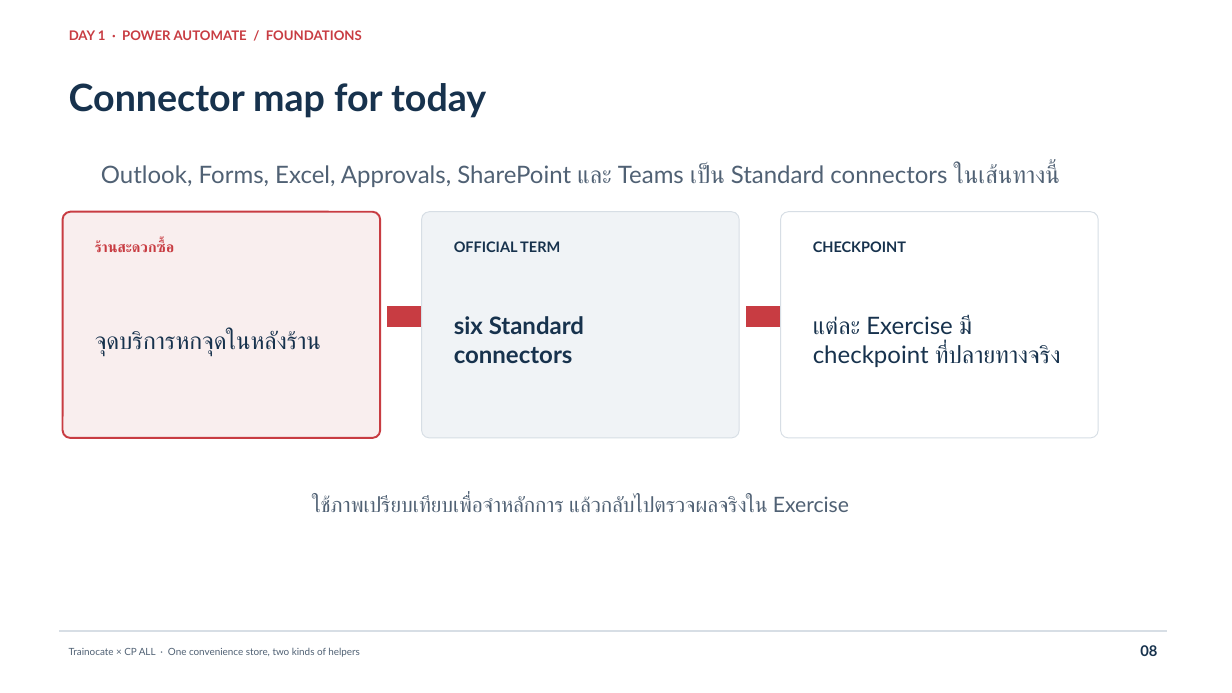
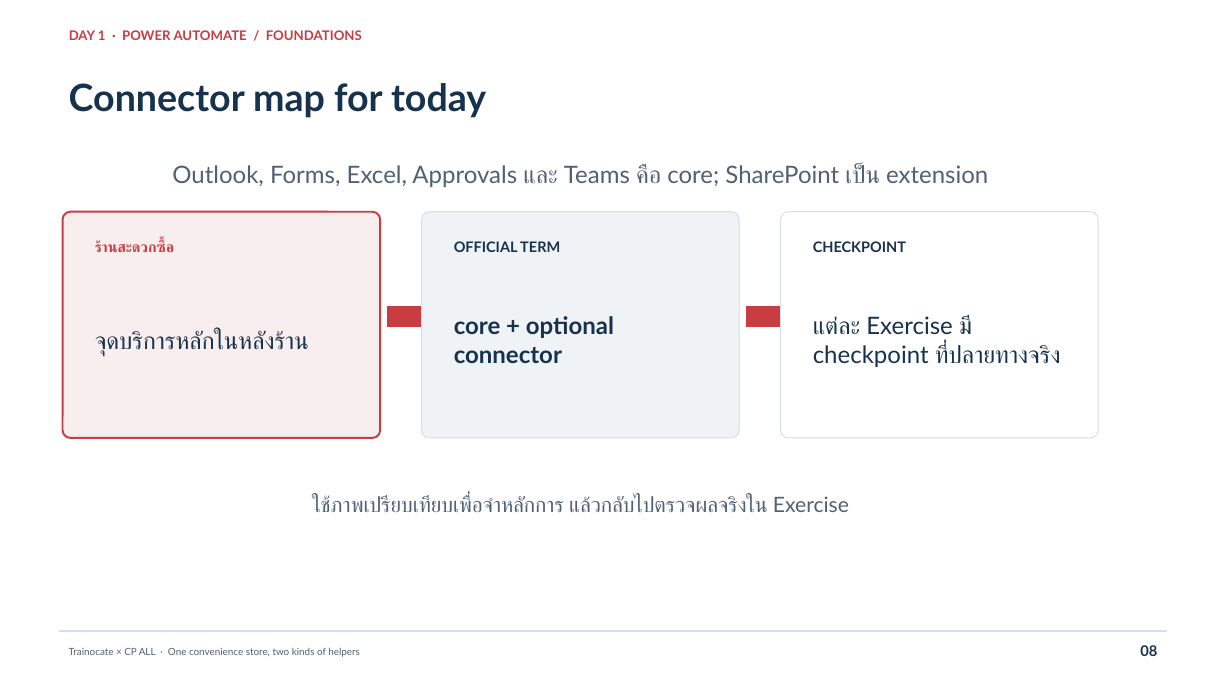
Before and after one commit to teerasej/cpall-gosoft-power-automate-2026, a slide deck: slide 8 of docs/public/downloads/CPAll-Power-Automate-Day-1.pptx. Drawn at 1232x693 pixels with LibreOffice and Linux fonts; fonts in the diff are those of the drawing. Boxes give left, top, right and bottom in pixels: in the first picture for what was removed or moved away, otherwise in the second. Text is boxed around its words. In the diff, an @@ line names an element or a change of style, - is before the commit and + after.

Commit message:
Make SharePoint an optional Day 1 extension

```diff
--- a/docs/public/downloads/CPAll-Power-Automate-Day-1.pptx
+++ b/docs/public/downloads/CPAll-Power-Automate-Day-1.pptx
@@ text at [172, 164, 988, 187]: text changed @@
-Outlook, Forms, Excel, Approvals, SharePoint และ Teams เป็น Standard connectors ในเส้นทางนี้
+Outlook, Forms, Excel, Approvals และ Teams คือ core; SharePoint เป็น extension
@@ text at [454, 316, 614, 363]: text changed @@
-six Standard connectors
+core + optional connector
@@ text at [95, 330, 309, 357]: text changed @@
-จุดบริการหกจุดในหลังร้าน
+จุดบริการหลักในหลังร้าน
```
Also in this commit, not shown: 7 other slides changed, 13 other files.
